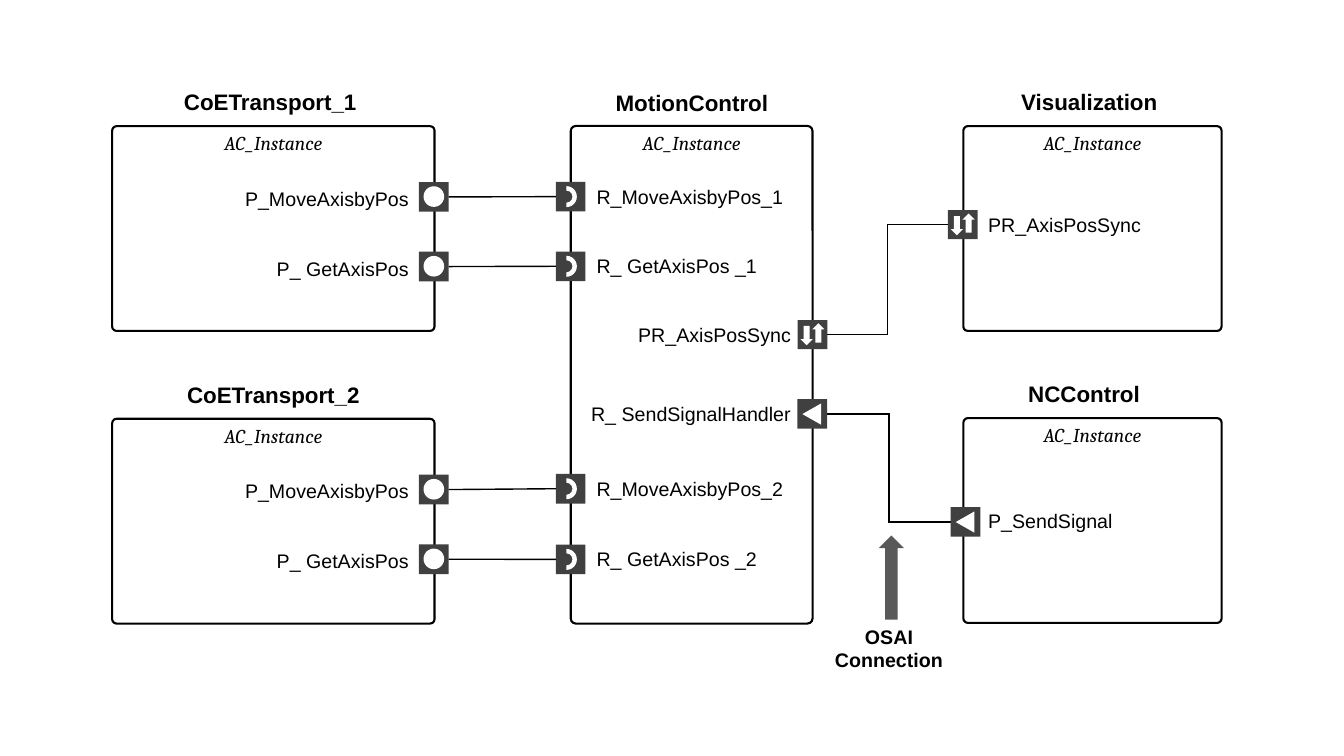
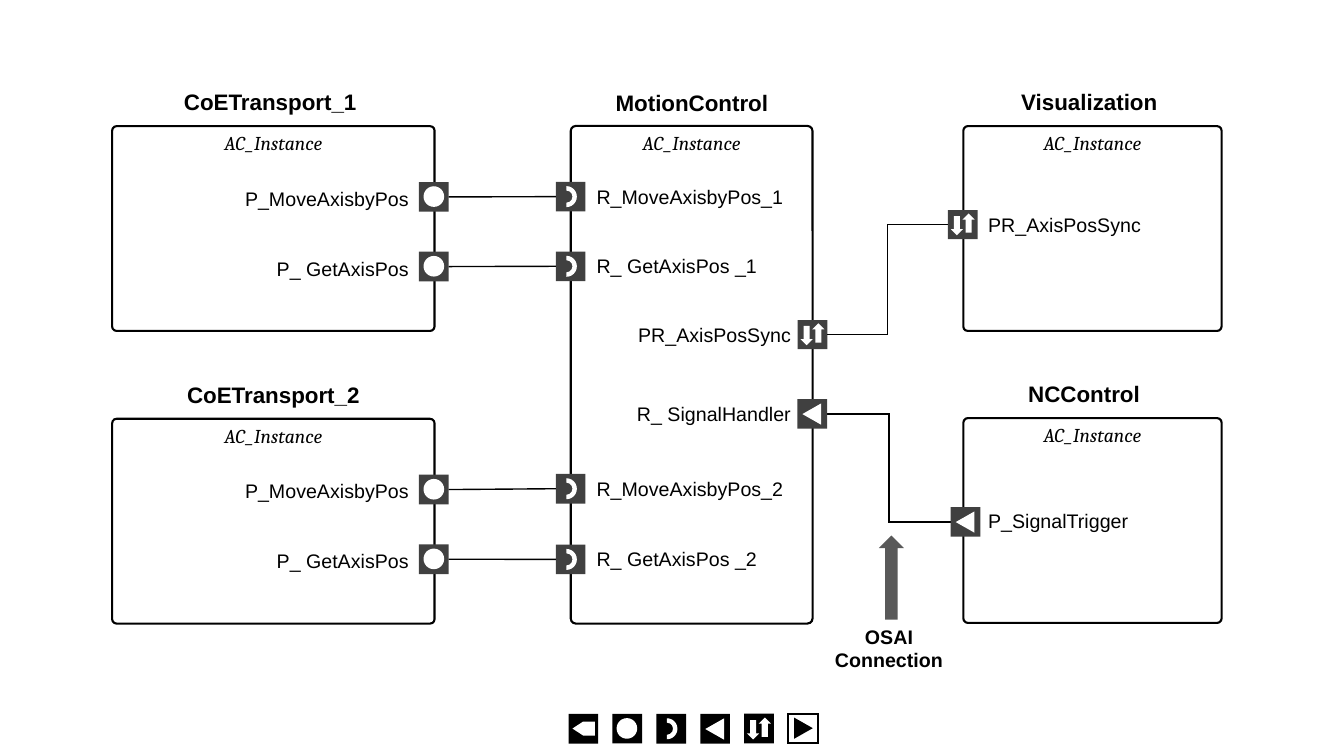
Before and after one commit to NTESEC-zg/OSAI, a slide deck: slide 20 of PPT/Component Model.pptx. Drawn at 1344x756 pixels with LibreOffice and Linux fonts; fonts in the diff are those of the drawing. Boxes give left, top, right and bottom in pixels: in the first picture for what was removed or moved away, otherwise in the second. Text is boxed around its words. In the diff, an @@ line names an element or a change of style, - is before the commit and + after.

```diff
--- a/PPT/Component Model.pptx
+++ b/PPT/Component Model.pptx
@@ text at (637, 406, 790, 425): text changed @@
-R_ SendSignalHandler
+R_ SignalHandler
@@ text at (988, 513, 1128, 532): text changed @@
-P_SendSignal
+P_SignalTrigger
@@ rectangle added at (569, 714, 598, 743), fill #000000 @@
@@ rectangle added at (613, 714, 642, 743), fill #000000 @@
@@ ellipse added at (617, 718, 637, 738), fill #FFFFFF @@
@@ rectangle added at (656, 714, 686, 743), fill #000000 @@
@@ arch (boxed as its full ring) added at (656, 719, 678, 740), fill #FFFFFF @@
@@ rectangle added at (701, 714, 730, 743), fill #000000 @@
@@ triangle added at (705, 719, 724, 740), fill #FFFFFF @@
@@ rectangle added at (745, 713, 774, 744), fill #000000 @@
@@ right arrow added at (759, 717, 771, 737), fill #FFFFFF @@
@@ rectangle added at (788, 714, 818, 743), fill #FFFFFF, outline #000000 1.5 pt @@
@@ triangle added at (793, 718, 813, 739), fill #000000 @@
@@ pentagon arrow added at (573, 722, 595, 736), fill #FFFFFF @@
@@ right arrow added at (748, 720, 760, 740), fill #FFFFFF @@
```
Also in this commit, not shown: 1 other slide changed, 17 other files.
